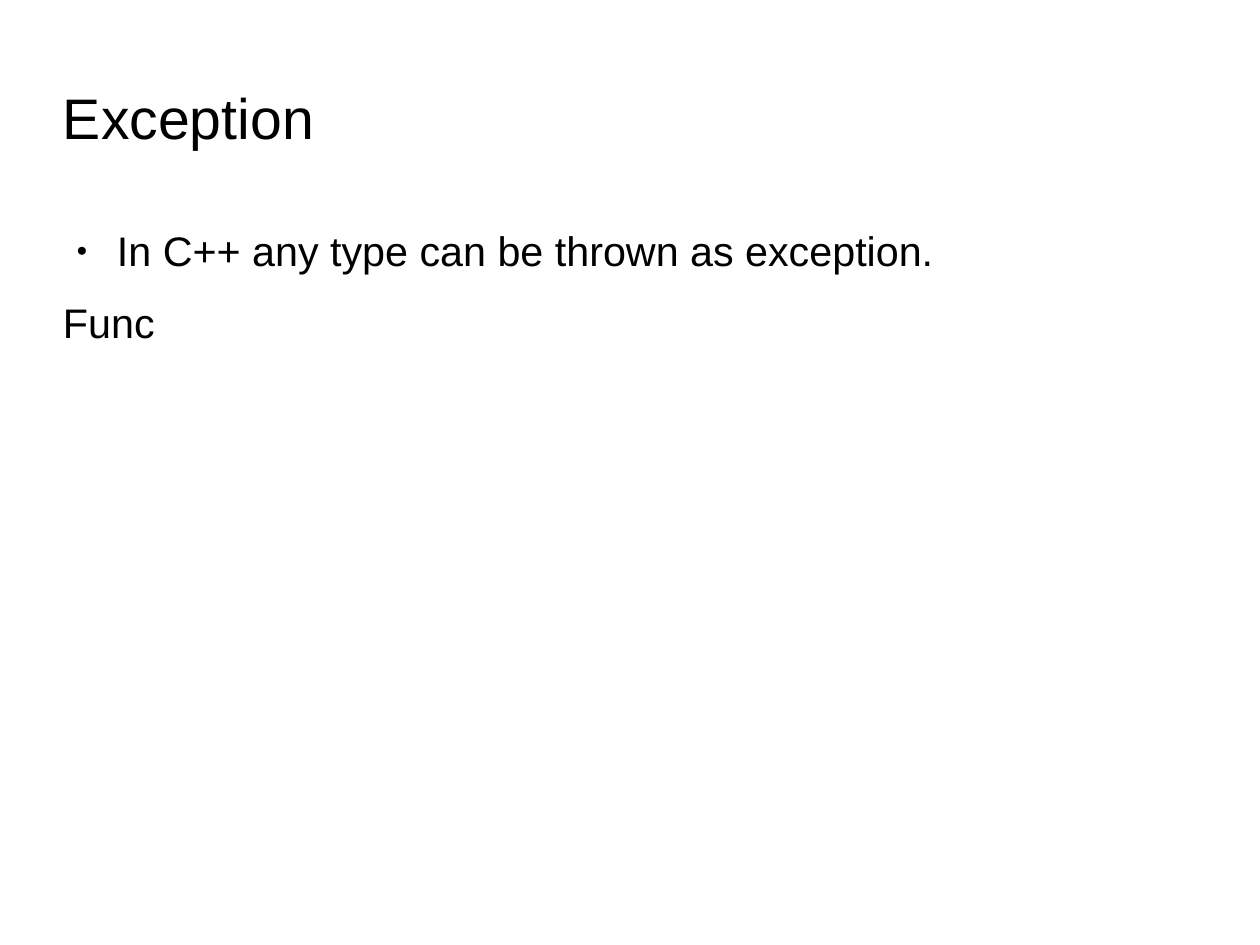
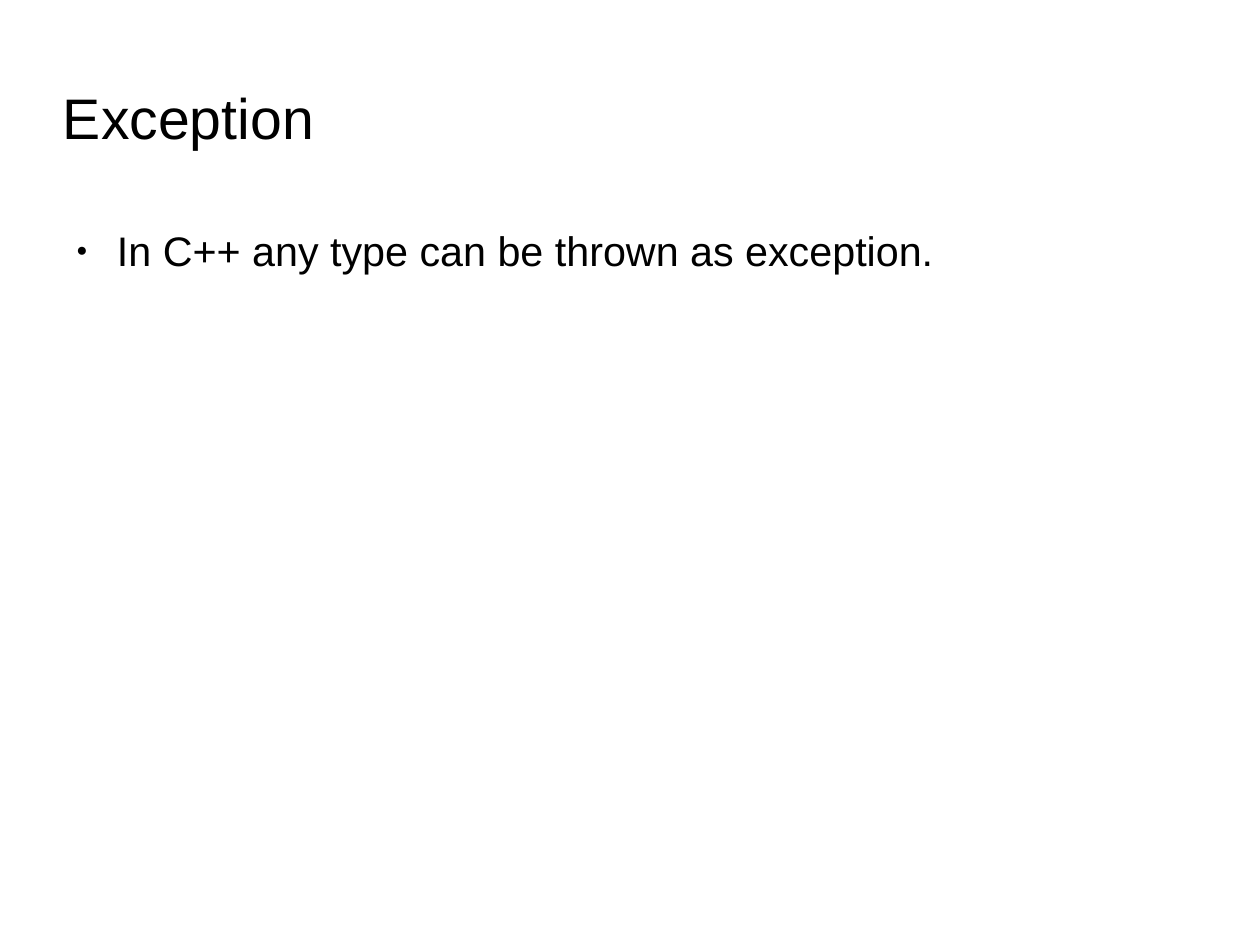
Before and after one commit to codengrow/scj, a slide deck: slide 3 of season1/episode4/c++11-in-action.odp. Drawn at 1260x945 pixels with LibreOffice and Linux fonts; fonts in the diff are those of the drawing; background and template pictures are left out. Boxes give left, top, right and bottom in pixels: in the first picture for what was removed or moved away, otherwise in the second. Text is boxed around its words. In the diff, an @@ line names an element or a change of style, - is before the commit and + after.

```diff
--- a/season1/episode4/c++11-in-action.odp
+++ b/season1/episode4/c++11-in-action.odp
@@ text at box(63, 309, 155, 339): paragraph removed @@
-Func
```
Also in this commit, not shown: 3 other files.
